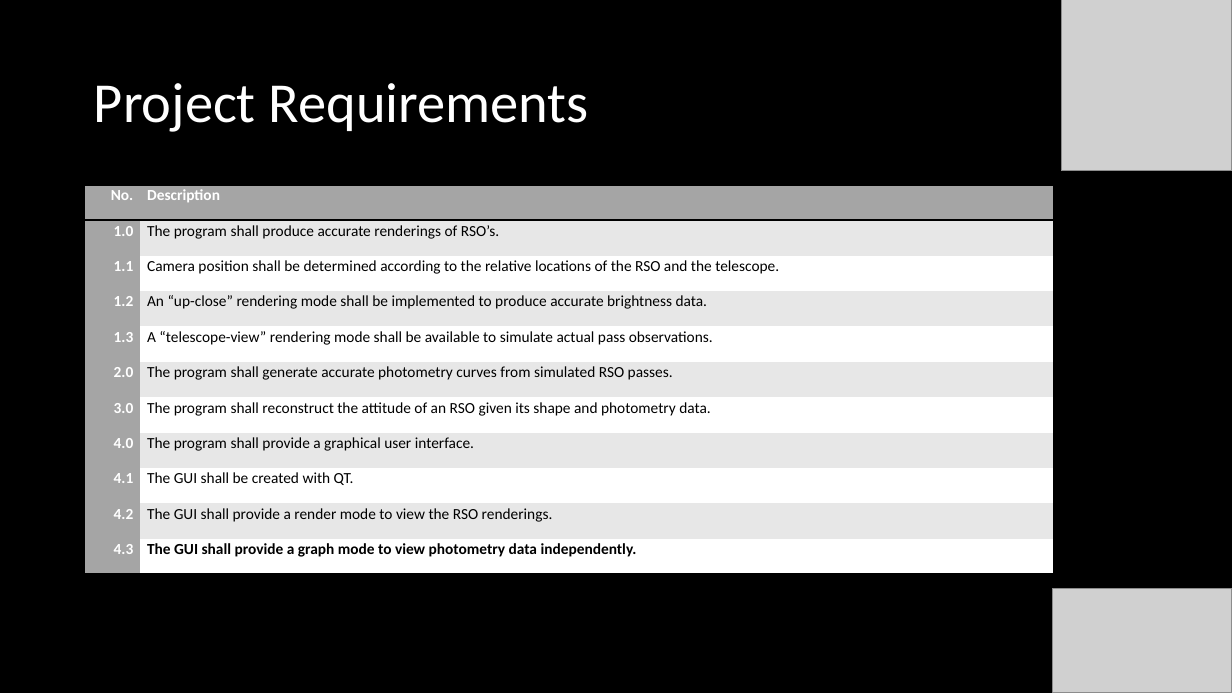
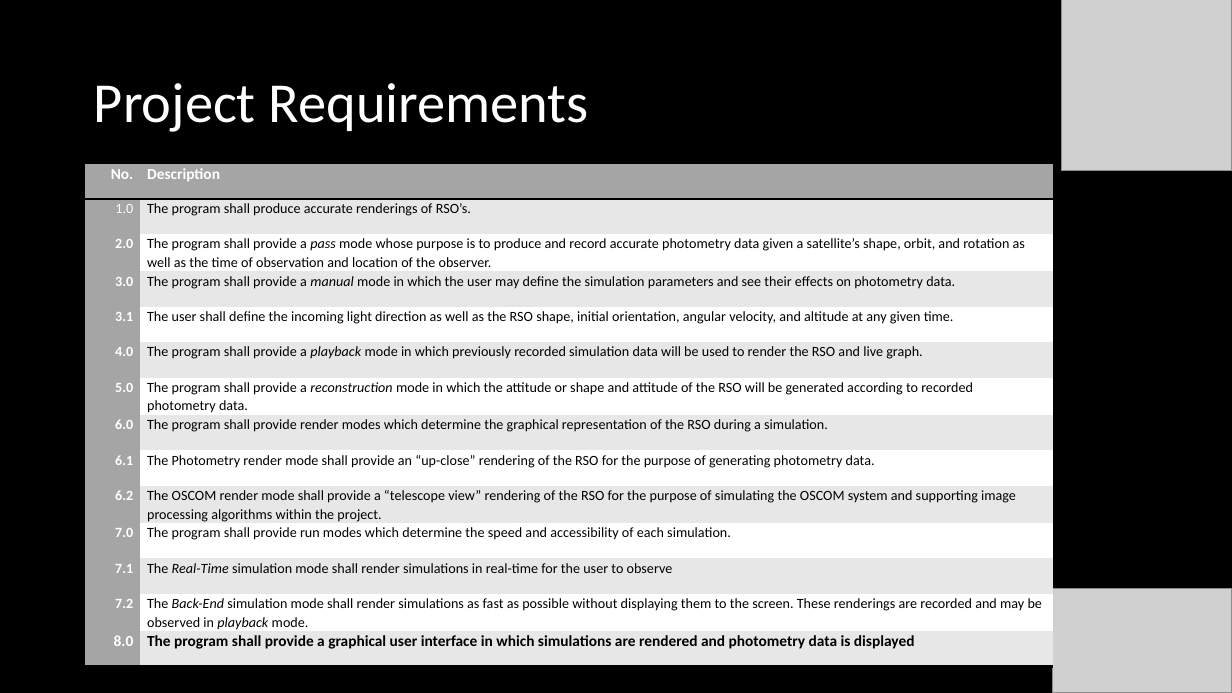
Before and after one commit to henry-valentine/COMPASS, a slide deck: slide 3 of documentation/COMPASS Project Overview.pptx. Drawn at 1232x693 pixels with LibreOffice and Linux fonts; fonts in the diff are those of the drawing; grey boxes stand for pictures. Boxes give left, top, right and bottom in pixels: in the first picture for what was removed or moved away, otherwise in the second. Text is boxed around its words. In the diff, an @@ line names an element or a change of style, - is before the commit and + after.

Commit message:
Graph Stuff

```diff
--- a/documentation/COMPASS Project Overview.pptx
+++ b/documentation/COMPASS Project Overview.pptx
@@ table at [85,164,1053,660] @@
-row 3: 1.1 | Camera position shall be determined according to the relative locations of the RSO and the telescope.
-row 4: 1.2 | An “up-close” rendering mode shall be implemented to produce accurate brightness data.
-row 5: 1.3 | A “telescope-view” rendering mode shall be available to simulate actual pass observations.
-row 6: 2.0 | The program shall generate accurate photometry curves from simulated RSO passes.
-row 7: 3.0 | The program shall reconstruct the attitude of an RSO given its shape and photometry data.
-row 8: 4.0 | The program shall provide a graphical user interface.
-row 9: 4.1 | The GUI shall be created with QT.
-row 10: 4.2 | The GUI shall provide a render mode to view the RSO renderings.
-row 11: 4.3 | The GUI shall provide a graph mode to view photometry data independently.
+row 3: 2.0 | The program shall provide a pass mode whose purpose is to produce and record accurate photometry data given a satellite’s shape, orbit, and rotation as well as the time of observation and location of the observer.
+row 4: 3.0 | The program shall provide a manual mode in which the user may define the simulation parameters and see their effects on photometry data.
+row 5: 3.1 | The user shall define the incoming light direction as well as the RSO shape, initial orientation, angular velocity, and altitude at any given time.
+row 6: 4.0 | The program shall provide a playback mode in which previously recorded simulation data will be used to render the RSO and live graph.
+row 7: 5.0 | The program shall provide a reconstruction mode in which the attitude or shape and attitude of the RSO will be generated according to recorded photometry data.
+row 8: 6.0 | The program shall provide render modes which determine the graphical representation of the RSO during a simulation.
+row 9: 6.1 | The Photometry render mode shall provide an “up-close” rendering of the RSO for the purpose of generating photometry data.
+row 10: 6.2 | The OSCOM render mode shall provide a “telescope view” rendering of the RSO for the purpose of simulating the OSCOM system and supporting image processing algorithms within the project.
+row 11: 7.0 | The program shall provide run modes which determine the speed and accessibility of each simulation.
+row 12: 7.1 | The Real-Time simulation mode shall render simulations in real-time for the user to observe
+row 13: 7.2 | The Back-End simulation mode shall render simulations as fast as possible without displaying them to the screen. These renderings are recorded and may be observed in playback mode.
+row 14: 8.0 | The program shall provide a graphical user interface in which simulations are rendered and photometry data is displayed
@@ table: place and size @@
-table at [85,185,1053,575]
+table at [85,164,1053,660]
```
Also in this commit, not shown: 25 other files.
